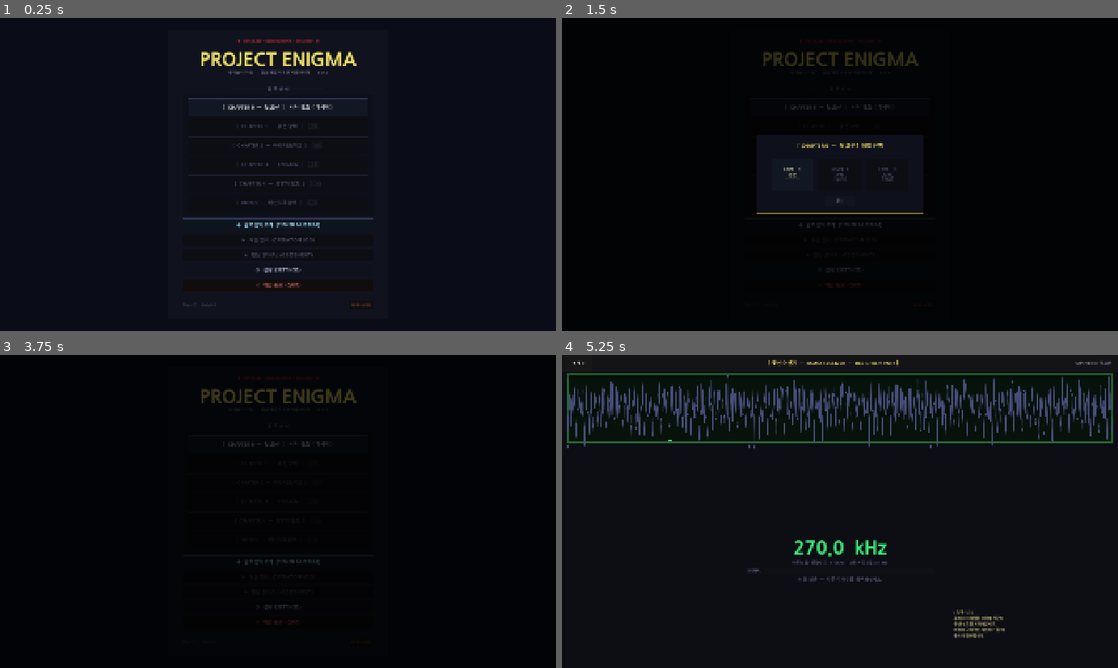
Above: before the commit, frames 1-4 (two rows, left to right).
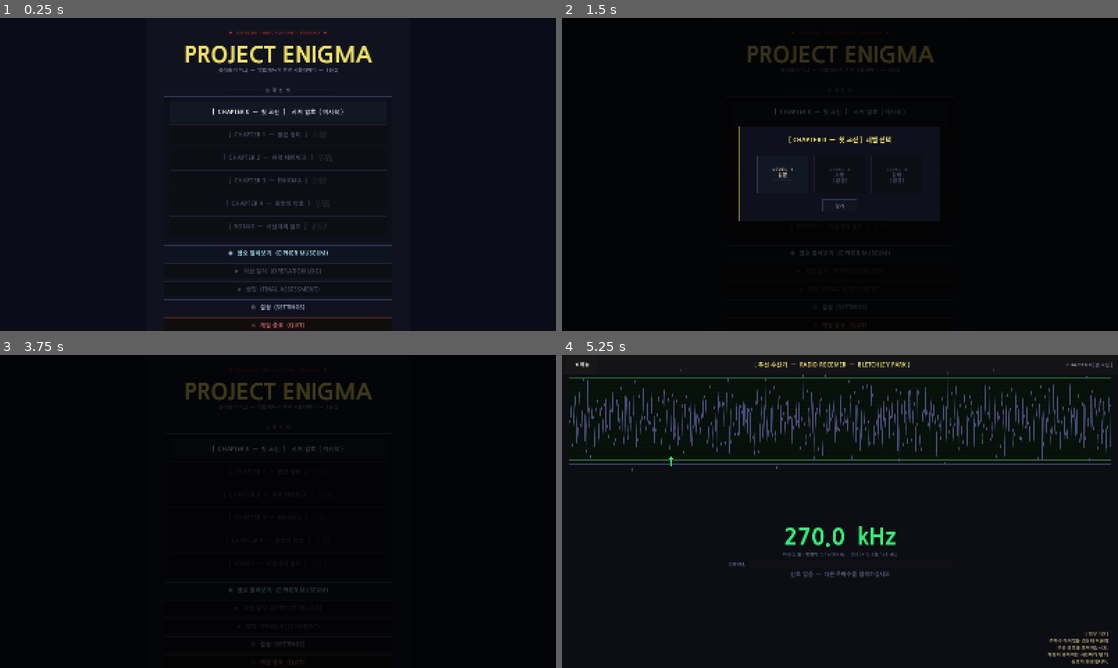
Above: after the commit, the same moments.

Repository: soomin007/Enigma
Game: Godot game, scene res://scenes/MainMenu.tscn
Two runs of this game, one before a commit and one after it. Both use one fixed random seed, a clock stepped at 60 frames per second and the inputs below.
Inputs (mouse positions are in pixels of both pictures, inside the frame that each line leads up to):
- Up to frame 1 (0.25 s): no input
- Up to frame 2 (1.5 s): click "[ CHAPTER 0 — 첫 교신 ] 시저 암호 ( …" at 0.5 s; click "[ CHAPTER 0 — 첫 교신 ] 시저 암호 ( …" at 1.25 s
- Up to frame 3 (3.75 s): click "◈ 암호 알아보기 (CIPHER MUSEUM)" at 2 s; click (361, 642) at 2.75 s, where only the run before the commit has a clickable "데이터 초기화"; click "LEVEL 1 입문 ─ ─ ─" at 3.5 s
- Up to frame 4 (5.25 s): click "◀ 메뉴" at 4.25 s; click "책상 앞에 앉는다 →" at 5 s

The runs differ from the first frame. In frame 1, 5.5% of the frame differs, in the area x 29-71%, y 4-100%; in frame 2, 2.1%; in frame 3, 1.5%; in frame 4, 13%, in the area x 0-100%, y 1-99%.

Commit message:
fix: 반응형 1차 — 기준 1600x900 + 라디오 임무라벨 푸터화 + aspect=keep 명시
- 기준 해상도 1600x900 (16:9): 텍스트 1.2배 ↑, MainMenu 등 1080 설계 씬도
  세로(900)에 들어와 안 잘림. 720은 MainMenu 64pt 타이틀+카드가 넘쳐서 불가.
- RadioScene 임무 라벨: 우하단 고정 nudge → 하단 푸터(우측 정렬) 흐름 배치.
  좁은 해상도에서 중앙 콘텐츠와 겹치던 문제 해결.
- window/stretch/aspect="keep" 명시 (에디터가 기본값이라며 지웠던 것 — 잘림 방지).

Co-Authored-By: Claude Opus 4.8 (1M context) <noreply@anthropic.com>

Diff:
--- a/project.godot
+++ b/project.godot
@@ -29,8 +29,8 @@
 
 [display]
 
-window/size/viewport_width=1920
-window/size/viewport_height=1080
+window/size/viewport_width=1600
+window/size/viewport_height=900
 window/stretch/mode="canvas_items"
 window/stretch/aspect="keep"
 
--- a/scripts/RadioScene.gd
+++ b/scripts/RadioScene.gd
@@ -214,16 +214,23 @@
 	ctrl_panel.size_flags_vertical = Control.SIZE_EXPAND_FILL
 	root_vbox.add_child(ctrl_panel)
 
-	# 퀘스트 인디케이터 (우하단, 레이아웃 외부)
+	# 퀘스트 인디케이터 (하단 푸터 — 레이아웃 흐름 안에서 우측 정렬, 반응형)
+	# 과거엔 우하단 앵커 + 고정 -380px nudge라 좁은 해상도에서 중앙 콘텐츠와 겹쳤음.
+	var quest_row := HBoxContainer.new()
+	quest_row.alignment = BoxContainer.ALIGNMENT_END
 	_quest_lbl = Label.new()
 	_quest_lbl.text = _quest_text(false)
-	_quest_lbl.set_anchors_and_offsets_preset(PRESET_BOTTOM_RIGHT)
-	_quest_lbl.position -= Vector2(380, 100)
 	_quest_lbl.custom_minimum_size.x = 360
+	_quest_lbl.horizontal_alignment = HORIZONTAL_ALIGNMENT_RIGHT
 	_quest_lbl.autowrap_mode = TextServer.AUTOWRAP_WORD_SMART
 	_quest_lbl.add_theme_font_size_override("font_size", 13)
 	_quest_lbl.add_theme_color_override("font_color", Color(0.68, 0.65, 0.45))
-	add_child(_quest_lbl)
+	quest_row.add_child(_quest_lbl)
+	_add_hgap(quest_row, 24)
+	root_vbox.add_child(quest_row)
+	var quest_foot := Control.new()
+	quest_foot.custom_minimum_size.y = 12
+	root_vbox.add_child(quest_foot)
 
 	# 인트로 오버레이
 	_intro_overlay = _build_intro_overlay()
